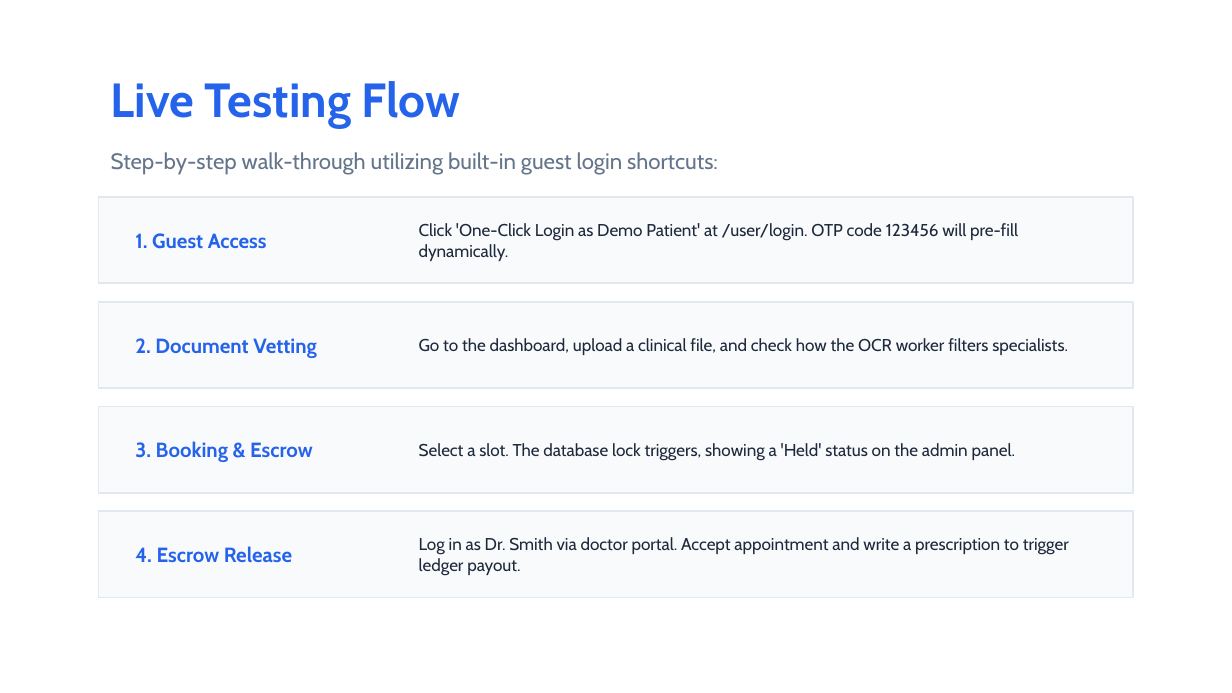
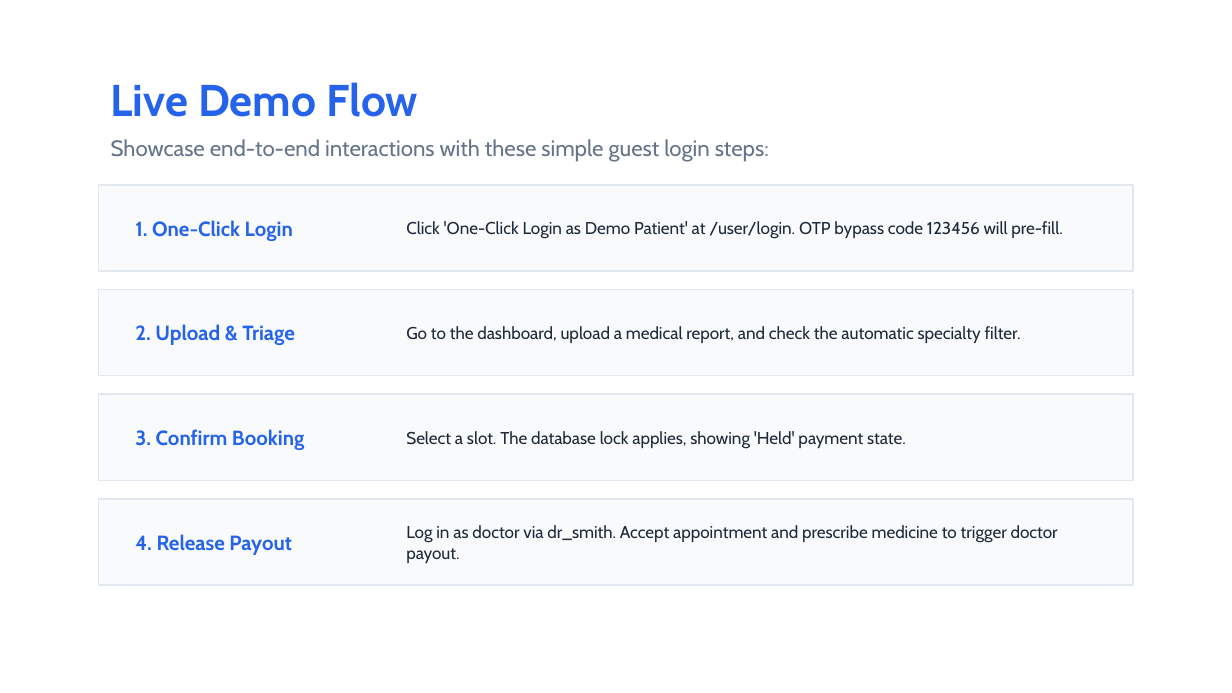
Before and after one commit to Snehaaaaaaaa1412/HealthConnect-Healthcare-Appointment-Consultation-Platform-, a slide deck: slide 12 of healthconnect-presentation.pptx (slide 11 before the commit). Drawn at 1232x693 pixels with LibreOffice and Linux fonts; fonts in the diff are those of the drawing. Boxes give left, top, right and bottom in pixels: in the first picture for what was removed or moved away, otherwise in the second. Text is boxed around its words. In the diff, an @@ line names an element or a change of style, - is before the commit and + after.

Commit message:
style(docs): update slides to use simple, natural, conversational SDE presentation English

```diff
--- a/healthconnect-presentation.pptx
+++ b/healthconnect-presentation.pptx
@@ text at (111, 82, 418, 117): text changed; size 28 to 26 pt @@
-Live Testing Flow
+Live Demo Flow
@@ text added at (111, 139, 769, 162), 13 pt, text #64748B @@
+Showcase end-to-end interactions with these simple guest login steps:
@@ text removed at (111, 152, 718, 175) @@
-Step-by-step walk-through utilizing built-in guest login shortcuts:
@@ text at (135, 220, 293, 241): text changed @@
-1. Guest Access
+1. One-Click Login
@@ text at (406, 221, 1062, 239): text changed @@
-Click 'One-Click Login as Demo Patient' at /user/login. OTP code 123456 will pre-fill dynamically.
+Click 'One-Click Login as Demo Patient' at /user/login. OTP bypass code 123456 will pre-fill.
@@ text at (135, 324, 295, 345): text changed @@
-2. Document Vetting
+2. Upload & Triage
@@ text at (406, 326, 1021, 343): text changed @@
-Go to the dashboard, upload a clinical file, and check how the OCR worker filters specialists.
+Go to the dashboard, upload a medical report, and check the automatic specialty filter.
@@ rectangle: place and size @@
-rectangle at (99, 407, 1133, 493)
+rectangle at (99, 394, 1133, 480)
@@ text at (135, 429, 304, 450): text changed @@
-3. Booking & Escrow
+3. Confirm Booking
@@ text at (406, 431, 906, 449): text changed @@
-Select a slot. The database lock triggers, showing a 'Held' status on the admin panel.
+Select a slot. The database lock applies, showing 'Held' payment state.
@@ 3 rectangles: place and size @@
-3 rectangles at (99, 197, 1133, 598)
+3 rectangles at (99, 185, 1133, 585)
@@ text at (135, 534, 291, 555): text changed @@
-4. Escrow Release
+4. Release Payout
@@ text at (406, 525, 1058, 563): text changed @@
-Log in as Dr. Smith via doctor portal. Accept appointment and write a prescription to trigger ledger payout.
+Log in as doctor via dr_smith. Accept appointment and prescribe medicine to trigger doctor payout.
```
Also in this commit, not shown: 4 other slides changed, 7 slides added, 7 slides removed, 1 other file.
